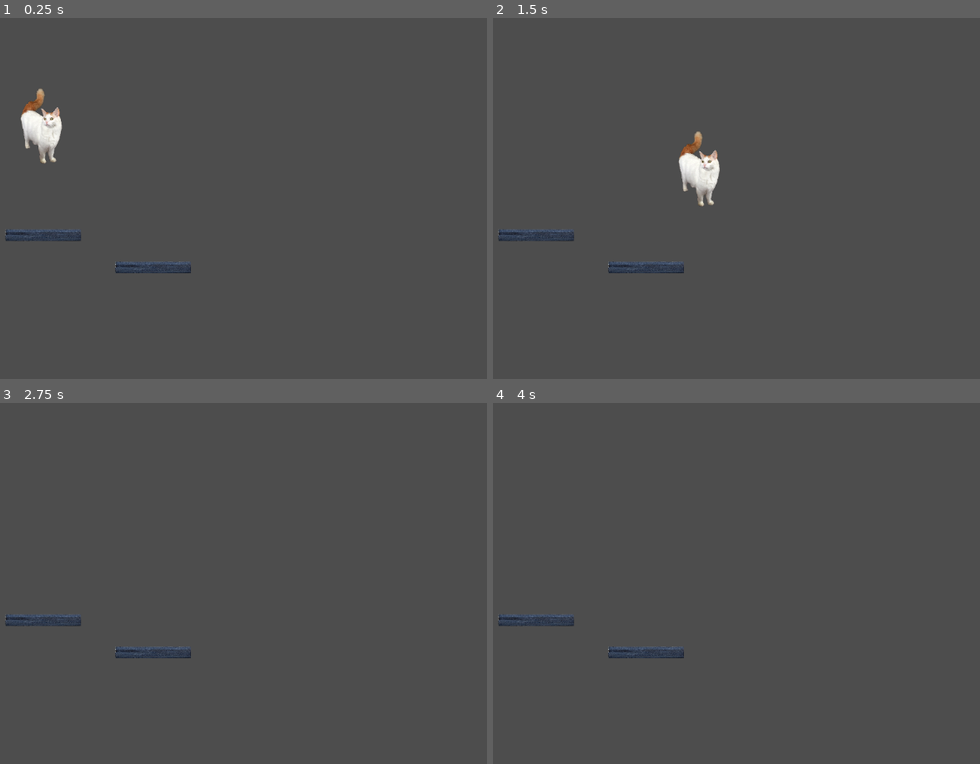
Above: before the commit, frames 1-4 (two rows, left to right).
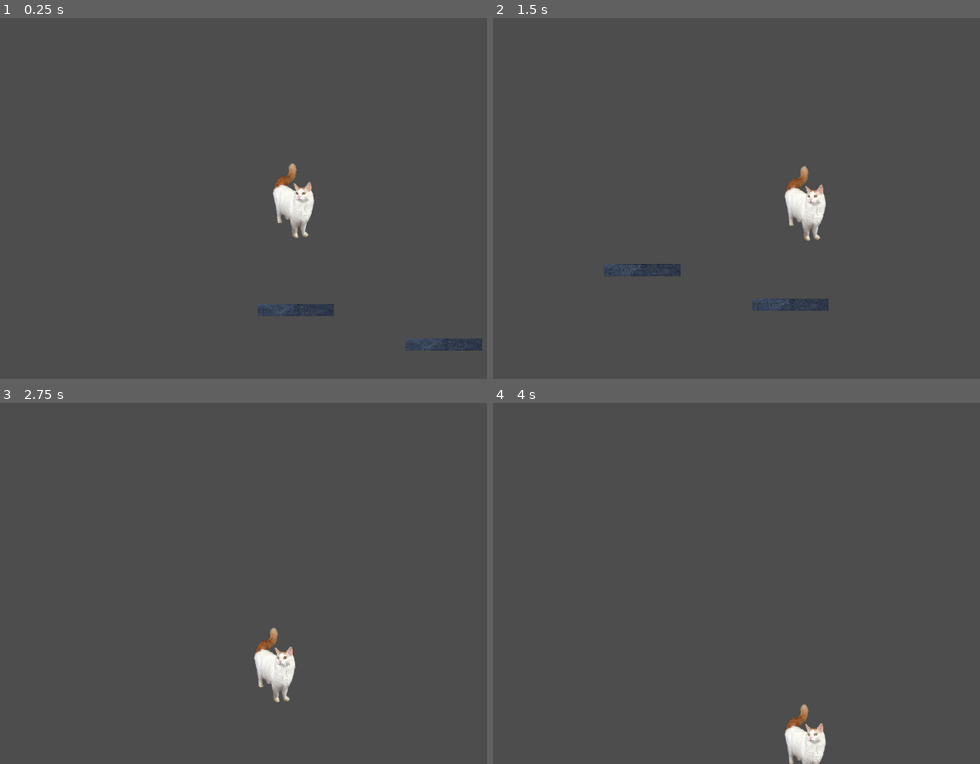
Above: after the commit, the same moments.

Repository: 24106/chef-cat
Game: Godot game, scene res://scenes/level_1.tscn
Two runs of this game, one before a commit and one after it. Both use one fixed random seed, a clock stepped at 60 frames per second and the inputs below.
Inputs:
- Up to frame 1 (0.25 s): no input
- Up to frame 2 (1.5 s): tap Enter (ui_accept) at 0.5, 0.77 s; hold Right (ui_right) from 0.53 s (still down)
- Up to frame 3 (2.75 s): tap Enter (ui_accept) at 1.52 s; release Right (ui_right) at 2.03 s; hold Left (ui_left) from 2.03 s (still down)
- Up to frame 4 (4 s): release Left (ui_left) at 2.78 s; hold Right (ui_right) from 2.78 s (still down); tap Enter (ui_accept) at 3.02, 3.77 s

The runs differ from the first frame. In frame 1, 3.3% of the frame differs, in the area x 1-99%, y 19-93%; in frame 2, 2.9%; in frame 3, 1.7%; in frame 4, 1.6%.

Commit message:
adding camera on player

Diff:
--- a/scenes/level_1.tscn
+++ b/scenes/level_1.tscn
@@ -12,4 +12,4 @@
 position = Vector2(143, 399)
 
 [node name="platform2" parent="." unique_id=198293701 instance=ExtResource("2_bswci")]
-position = Vector2(333, 455)
+position = Vector2(399, 459)
--- a/scenes/prefabs/platform.tscn
+++ b/scenes/prefabs/platform.tscn
@@ -1,15 +1,15 @@
 [gd_scene format=3 uid="uid://nlo1v2x0ec0g"]
 
-[ext_resource type="Texture2D" uid="uid://cutq53uy7s7t5" path="res://assets/platform.jpg" id="1_srpfk"]
+[ext_resource type="Texture2D" uid="uid://biesg771j46g0" path="res://assets/platform.png" id="1_srpfk"]
 
 [sub_resource type="RectangleShape2D" id="RectangleShape2D_efl2r"]
-size = Vector2(131, 19)
+size = Vector2(131, 20)
 
 [node name="platform" type="StaticBody2D" unique_id=975258551]
 metadata/_edit_group_ = true
 
-[node name="Sprite2D" type="Sprite2D" parent="." unique_id=790271144]
-scale = Vector2(0.13100003, 0.019604895)
+[node name="Sprite2D" type="Sprite2D" parent="." unique_id=213918325]
+scale = Vector2(0.14505492, 0.1)
 texture = ExtResource("1_srpfk")
 
 [node name="CollisionShape2D" type="CollisionShape2D" parent="." unique_id=1090854629]
--- a/scenes/prefabs/player.tscn
+++ b/scenes/prefabs/player.tscn
@@ -17,3 +17,7 @@
 
 [node name="CollisionShape2D" type="CollisionShape2D" parent="." unique_id=1008358444]
 shape = SubResource("CapsuleShape2D_014kd")
+
+[node name="Camera2D" type="Camera2D" parent="." unique_id=772868981]
+position_smoothing_enabled = true
+position_smoothing_speed = 8.0
Binary file removed: assets/platform.jpg
Binary file added: assets/platform.png
Not shown, changed: assets/platform.png.import
